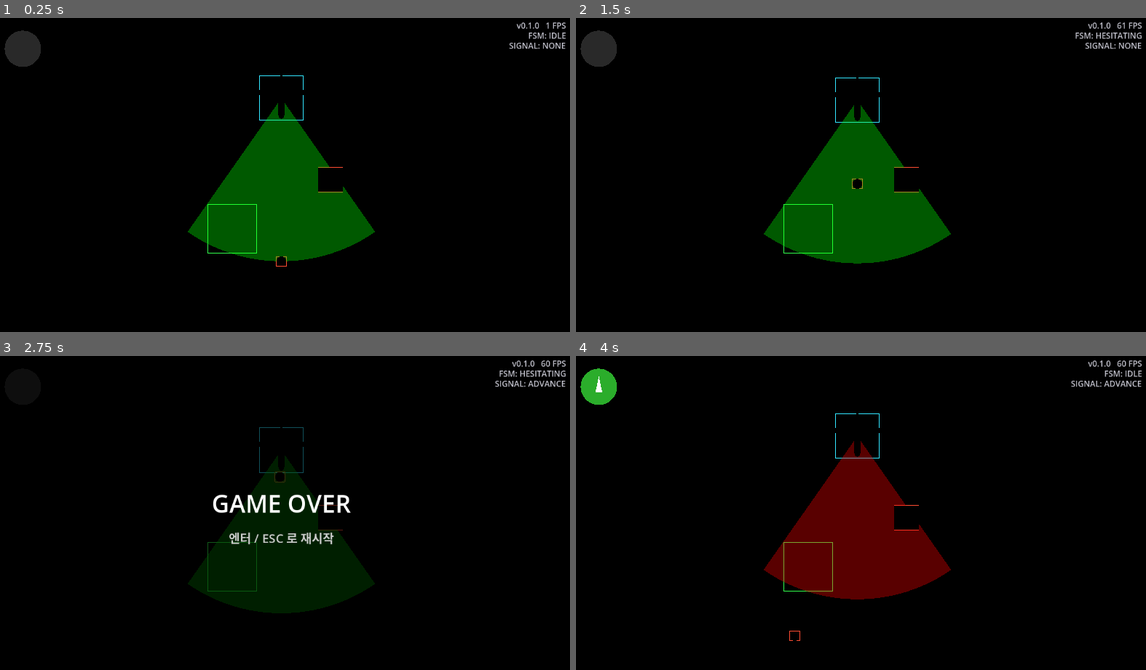
Above: before the commit, frames 1-4 (two rows, left to right).
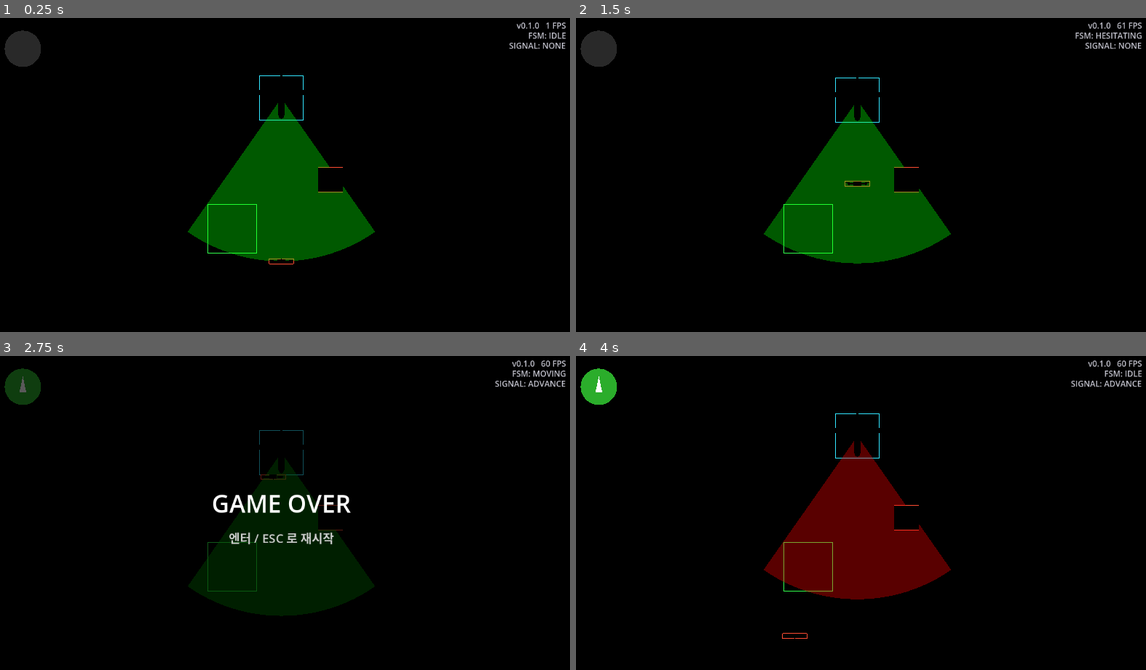
Above: after the commit, the same moments.

Repository: Leusin/project-godot-airport-marshaling-game
Game: Godot game, scene res://src/core/main_game/Main.tscn
Same seed, same stepped clock (60 frames per second), same inputs: the game is played once before the commit and once after it.
Inputs:
- Up to frame 1 (0.25 s): no input
- Up to frame 2 (1.5 s): tap Enter (ui_accept) at 0.5, 0.77 s; hold Up (signal_advance) 0.53-1.28 s; hold W (move_up) from 0.53 s (still down); tap Up (signal_advance) at 1.35 s
- Up to frame 3 (2.75 s): tap Enter (ui_accept) at 1.52 s; release W (move_up) at 2.03 s; hold A (move_left) from 2.03 s (still down); hold Up (signal_advance) from 2.03 s (still down)
- Up to frame 4 (4 s): tap Enter (ui_accept) at 2.75, 3.02, 3.77 s; release Up (signal_advance) at 2.78 s; tap Up (signal_advance) at 2.85 s; release A (move_left) at 3.53 s; hold S (move_down) from 3.53 s (still down); hold Up (signal_advance) from 3.53 s (still down)

The runs differ from the first frame. In frame 1, less than 0.1% of the frame differs, in the area x 47-52%, y 75-80%; in frame 2, less than 0.1%; in frame 3, 1.4%, in the area x 0-100%, y 3-83%; in frame 4, less than 0.1%.

Commit message:
feat: 마샬러 3D 모델(A포즈 로우폴리) 추가 + 캡슐 대체
하이비스 조끼 + 마샬링 배트(원반형 패들, 짧은 손잡이) 탑뷰용 모델.
소스는 assets/models/src/marshaller.blend(파트 10개 분리), 게임 glb는 합친 단일 메쉬.
MarshallerMesh 캡슐을 모델 인스턴스로 교체, 노드 y오프셋 제거(모델 원점=발밑).

Co-Authored-By: Claude Sonnet 4.6 <noreply@anthropic.com>

Diff:
--- a/src/core/main_game/Main.tscn
+++ b/src/core/main_game/Main.tscn
@@ -16,22 +16,7 @@
 [ext_resource type="Script" path="res://src/core/utils/screen_clamp.gd" id="14_screen_clamp_script"]
 [ext_resource type="Script" path="res://src/debug/collision_debug_visual.gd" id="15_collision_debug_script"]
 [ext_resource type="PackedScene" path="res://assets/models/aircraft.glb" id="16_aircraft_model"]
-
-[sub_resource type="CapsuleMesh" id="CapsuleMesh_marshaller"]
-radius = 0.3
-height = 1.6
-
-[sub_resource type="StandardMaterial3D" id="StandardMaterial3D_marshaller"]
-albedo_color = Color(1, 0.8, 0, 1)
-
-[sub_resource type="BoxMesh" id="BoxMesh_aircraft"]
-size = Vector3(2, 0.6, 3)
-
-[sub_resource type="BoxMesh" id="BoxMesh_nose_marker"]
-size = Vector3(0.3, 0.3, 0.3)
-
-[sub_resource type="StandardMaterial3D" id="StandardMaterial3D_nose_marker"]
-albedo_color = Color(0.1, 0.6, 1, 1)
+[ext_resource type="PackedScene" path="res://assets/models/marshaller.glb" id="17_marshaller_model"]
 
 [sub_resource type="BoxMesh" id="BoxMesh_obstacle"]
 size = Vector3(1.5, 1.0, 1.5)
@@ -91,12 +76,10 @@
 [node name="EntityRoot" type="Node3D" parent="World"]
 
 [node name="Marshaller" type="Node3D" parent="World/EntityRoot" groups=["marshaller"]]
-transform = Transform3D(1, 0, 0, 0, 1, 0, 0, 0, 1, 0, 0.8, 5)
+transform = Transform3D(1, 0, 0, 0, 1, 0, 0, 0, 1, 0, 0, 5)
 script = ExtResource("1_marshaller_script")
 
-[node name="MarshallerMesh" type="MeshInstance3D" parent="World/EntityRoot/Marshaller"]
-mesh = SubResource("CapsuleMesh_marshaller")
-surface_material_override/0 = SubResource("StandardMaterial3D_marshaller")
+[node name="MarshallerModel" parent="World/EntityRoot/Marshaller" instance=ExtResource("17_marshaller_model")]
 
 [node name="MoveInput" type="Node" parent="World/EntityRoot/Marshaller"]
 script = ExtResource("2_move_input_script")
Binary file added: assets/models/marshaller.glb
Not shown, added: assets/models/marshaller.glb.import
Not shown, added: assets/models/src/marshaller.blend
